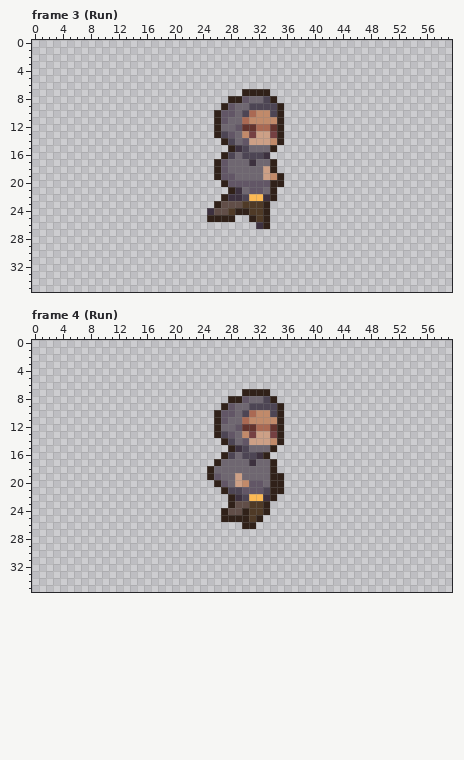
Pixel-art file, stored at resources/art/raw/character_animations/hugo.aseprite. That is the earlier state.
60x36 pixels, 54 frames. Colours within 5 levels of each other are drawn and written as one. Shown: frame 3 (Run), frame 4 (Run). The commit also changed other frames, which this record leaves out.
The same view after the edit:
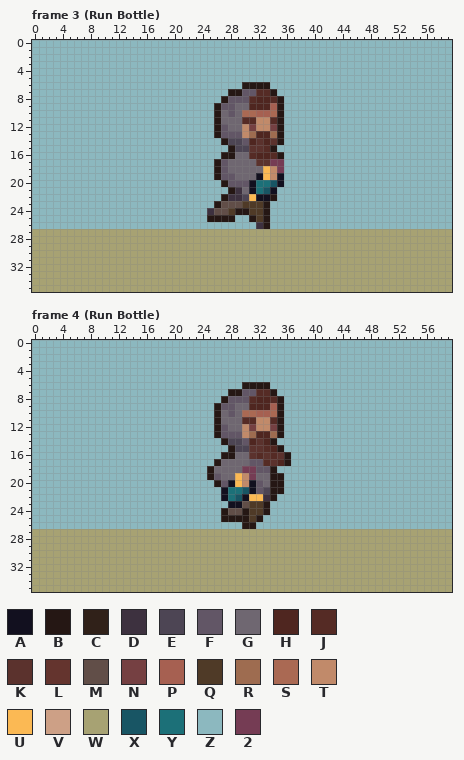
Palette (. is transparent): A #12101f  B #251714  C #302119  D #3d313f  E #4d4554  F #625666  G #6f6771  H #4f2620  J #552b25  K #5b322d  L #64342e  M #614e48  N #754042  P #a66051  Q #4f3a27  R #9e6c50  S #aa6953  T #c18a6a  U #fbb954  V #cda086  W #a7a273  X #185564  Y #1c7078  Z #8cb8bf  2 #753c54
Log entry: add hugo animations and wait to die
What changed:
layer "bg" now shown
Changed rows in their new state; - is an unchanged pixel.
Frame 3 (Run Bottle):
first column x 0:
 0 ZZZZZZZZZZZZZZZZZZZZZZZZZZZZZZZZZZZZZZZZZZZZZZZZZZZZZZZZZZZZ
 1 ZZZZZZZZZZZZZZZZZZZZZZZZZZZZZZZZZZZZZZZZZZZZZZZZZZZZZZZZZZZZ
 2 ZZZZZZZZZZZZZZZZZZZZZZZZZZZZZZZZZZZZZZZZZZZZZZZZZZZZZZZZZZZZ
 3 ZZZZZZZZZZZZZZZZZZZZZZZZZZZZZZZZZZZZZZZZZZZZZZZZZZZZZZZZZZZZ
 4 ZZZZZZZZZZZZZZZZZZZZZZZZZZZZZZZZZZZZZZZZZZZZZZZZZZZZZZZZZZZZ
 5 ZZZZZZZZZZZZZZZZZZZZZZZZZZZZZZZZZZZZZZZZZZZZZZZZZZZZZZZZZZZZ
 6 ZZZZZZZZZZZZZZZZZZZZZZZZZZZZZZBBBBZZZZZZZZZZZZZZZZZZZZZZZZZZ
 7 ZZZZZZZZZZZZZZZZZZZZZZZZZZZZBBFFJJBZZZZZZZZZZZZZZZZZZZZZZZZZ
 8 ZZZZZZZZZZZZZZZZZZZZZZZZZZZBFF-JHHJBZZZZZZZZZZZZZZZZZZZZZZZZ
 9 ZZZZZZZZZZZZZZZZZZZZZZZZZZBF---HHHPBZZZZZZZZZZZZZZZZZZZZZZZZ
10 ZZZZZZZZZZZZZZZZZZZZZZZZZZBG--S-PPSBZZZZZZZZZZZZZZZZZZZZZZZZ
11 ZZZZZZZZZZZZZZZZZZZZZZZZZZBG--JJ--JBZZZZZZZZZZZZZZZZZZZZZZZZ
12 ZZZZZZZZZZZZZZZZZZZZZZZZZZBF-GTNTTNBZZZZZZZZZZZZZZZZZZZZZZZZ
13 ZZZZZZZZZZZZZZZZZZZZZZZZZZBF-F-RHHRBZZZZZZZZZZZZZZZZZZZZZZZZ
14 ZZZZZZZZZZZZZZZZZZZZZZZZZZZB-E-HKHKBZZZZZZZZZZZZZZZZZZZZZZZZ
15 ZZZZZZZZZZZZZZZZZZZZZZZZZZZZBE-KKJBZZZZZZZZZZZZZZZZZZZZZZZZZ
16 ZZZZZZZZZZZZZZZZZZZZZZZZZZZBB-GJHHJBZZZZZZZZZZZZZZZZZZZZZZZZ
17 ZZZZZZZZZZZZZZZZZZZZZZZZZZB----GKK22ZZZZZZZZZZZZZZZZZZZZZZZZ
18 ZZZZZZZZZZZZZZZZZZZZZZZZZZB------UT2ZZZZZZZZZZZZZZZZZZZZZZZZ
19 ZZZZZZZZZZZZZZZZZZZZZZZZZZB-----AU-AZZZZZZZZZZZZZZZZZZZZZZZZ
20 ZZZZZZZZZZZZZZZZZZZZZZZZZZZB---AYYXAZZZZZZZZZZZZZZZZZZZZZZZZ
21 ZZZZZZZZZZZZZZZZZZZZZZZZZZZZB--AYXAZZZZZZZZZZZZZZZZZZZZZZZZZ
22 ZZZZZZZZZZZZZZZZZZZZZZZZZZZB----AABZZZZZZZZZZZZZZZZZZZZZZZZZ
23 ZZZZZZZZZZZZZZZZZZZZZZZZZZB------BZZZZZZZZZZZZZZZZZZZZZZZZZZ
24 ZZZZZZZZZZZZZZZZZZZZZZZZZ----BB--BZZZZZZZZZZZZZZZZZZZZZZZZZZ
25 ZZZZZZZZZZZZZZZZZZZZZZZZZBBBBZZB-BZZZZZZZZZZZZZZZZZZZZZZZZZZ
26 ZZZZZZZZZZZZZZZZZZZZZZZZZZZZZZZZ-BZZZZZZZZZZZZZZZZZZZZZZZZZZ
27 WWWWWWWWWWWWWWWWWWWWWWWWWWWWWWWWWWWWWWWWWWWWWWWWWWWWWWWWWWWW
28 WWWWWWWWWWWWWWWWWWWWWWWWWWWWWWWWWWWWWWWWWWWWWWWWWWWWWWWWWWWW
29 WWWWWWWWWWWWWWWWWWWWWWWWWWWWWWWWWWWWWWWWWWWWWWWWWWWWWWWWWWWW
30 WWWWWWWWWWWWWWWWWWWWWWWWWWWWWWWWWWWWWWWWWWWWWWWWWWWWWWWWWWWW
31 WWWWWWWWWWWWWWWWWWWWWWWWWWWWWWWWWWWWWWWWWWWWWWWWWWWWWWWWWWWW
32 WWWWWWWWWWWWWWWWWWWWWWWWWWWWWWWWWWWWWWWWWWWWWWWWWWWWWWWWWWWW
33 WWWWWWWWWWWWWWWWWWWWWWWWWWWWWWWWWWWWWWWWWWWWWWWWWWWWWWWWWWWW
34 WWWWWWWWWWWWWWWWWWWWWWWWWWWWWWWWWWWWWWWWWWWWWWWWWWWWWWWWWWWW
35 WWWWWWWWWWWWWWWWWWWWWWWWWWWWWWWWWWWWWWWWWWWWWWWWWWWWWWWWWWWW
Frame 4 (Run Bottle):
first column x 0:
 0 ZZZZZZZZZZZZZZZZZZZZZZZZZZZZZZZZZZZZZZZZZZZZZZZZZZZZZZZZZZZZ
 1 ZZZZZZZZZZZZZZZZZZZZZZZZZZZZZZZZZZZZZZZZZZZZZZZZZZZZZZZZZZZZ
 2 ZZZZZZZZZZZZZZZZZZZZZZZZZZZZZZZZZZZZZZZZZZZZZZZZZZZZZZZZZZZZ
 3 ZZZZZZZZZZZZZZZZZZZZZZZZZZZZZZZZZZZZZZZZZZZZZZZZZZZZZZZZZZZZ
 4 ZZZZZZZZZZZZZZZZZZZZZZZZZZZZZZZZZZZZZZZZZZZZZZZZZZZZZZZZZZZZ
 5 ZZZZZZZZZZZZZZZZZZZZZZZZZZZZZZZZZZZZZZZZZZZZZZZZZZZZZZZZZZZZ
 6 ZZZZZZZZZZZZZZZZZZZZZZZZZZZZZZBBBBZZZZZZZZZZZZZZZZZZZZZZZZZZ
 7 ZZZZZZZZZZZZZZZZZZZZZZZZZZZZBBFFJJBZZZZZZZZZZZZZZZZZZZZZZZZZ
 8 ZZZZZZZZZZZZZZZZZZZZZZZZZZZBFF-JHHJBZZZZZZZZZZZZZZZZZZZZZZZZ
 9 ZZZZZZZZZZZZZZZZZZZZZZZZZZBF---HHHPBZZZZZZZZZZZZZZZZZZZZZZZZ
10 ZZZZZZZZZZZZZZZZZZZZZZZZZZBG--S-PPSBZZZZZZZZZZZZZZZZZZZZZZZZ
11 ZZZZZZZZZZZZZZZZZZZZZZZZZZBG--JJ--JBZZZZZZZZZZZZZZZZZZZZZZZZ
12 ZZZZZZZZZZZZZZZZZZZZZZZZZZBF-GTNTTNBZZZZZZZZZZZZZZZZZZZZZZZZ
13 ZZZZZZZZZZZZZZZZZZZZZZZZZZBF-F-RHHRBZZZZZZZZZZZZZZZZZZZZZZZZ
14 ZZZZZZZZZZZZZZZZZZZZZZZZZZZB-E-HKHBZZZZZZZZZZZZZZZZZZZZZZZZZ
15 ZZZZZZZZZZZZZZZZZZZZZZZZZZZZBE-KKJHBZZZZZZZZZZZZZZZZZZZZZZZZ
16 ZZZZZZZZZZZZZZZZZZZZZZZZZZZBB-GKJKJKBZZZZZZZZZZZZZZZZZZZZZZZ
17 ZZZZZZZZZZZZZZZZZZZZZZZZZZB----FFJKHBZZZZZZZZZZZZZZZZZZZZZZZ
18 ZZZZZZZZZZZZZZZZZZZZZZZZZB----22FFBZZZZZZZZZZZZZZZZZZZZZZZZZ
19 ZZZZZZZZZZZZZZZZZZZZZZZZZB---UT2--BBZZZZZZZZZZZZZZZZZZZZZZZZ
20 ZZZZZZZZZZZZZZZZZZZZZZZZZZB-AU-A--BBZZZZZZZZZZZZZZZZZZZZZZZZ
21 ZZZZZZZZZZZZZZZZZZZZZZZZZZZAYYXA--BBZZZZZZZZZZZZZZZZZZZZZZZZ
22 ZZZZZZZZZZZZZZZZZZZZZZZZZZZAYXA---BZZZZZZZZZZZZZZZZZZZZZZZZZ
23 ZZZZZZZZZZZZZZZZZZZZZZZZZZZZAA---BZZZZZZZZZZZZZZZZZZZZZZZZZZ
24 ZZZZZZZZZZZZZZZZZZZZZZZZZZZB--B--BZZZZZZZZZZZZZZZZZZZZZZZZZZ
25 ZZZZZZZZZZZZZZZZZZZZZZZZZZZBBBB-BZZZZZZZZZZZZZZZZZZZZZZZZZZZ
26 ZZZZZZZZZZZZZZZZZZZZZZZZZZZZZZBBZZZZZZZZZZZZZZZZZZZZZZZZZZZZ
27 WWWWWWWWWWWWWWWWWWWWWWWWWWWWWWWWWWWWWWWWWWWWWWWWWWWWWWWWWWWW
28 WWWWWWWWWWWWWWWWWWWWWWWWWWWWWWWWWWWWWWWWWWWWWWWWWWWWWWWWWWWW
29 WWWWWWWWWWWWWWWWWWWWWWWWWWWWWWWWWWWWWWWWWWWWWWWWWWWWWWWWWWWW
30 WWWWWWWWWWWWWWWWWWWWWWWWWWWWWWWWWWWWWWWWWWWWWWWWWWWWWWWWWWWW
31 WWWWWWWWWWWWWWWWWWWWWWWWWWWWWWWWWWWWWWWWWWWWWWWWWWWWWWWWWWWW
32 WWWWWWWWWWWWWWWWWWWWWWWWWWWWWWWWWWWWWWWWWWWWWWWWWWWWWWWWWWWW
33 WWWWWWWWWWWWWWWWWWWWWWWWWWWWWWWWWWWWWWWWWWWWWWWWWWWWWWWWWWWW
34 WWWWWWWWWWWWWWWWWWWWWWWWWWWWWWWWWWWWWWWWWWWWWWWWWWWWWWWWWWWW
35 WWWWWWWWWWWWWWWWWWWWWWWWWWWWWWWWWWWWWWWWWWWWWWWWWWWWWWWWWWWW
Changed places in both pictures, as pixel boxes (x1, y1, x2, y2):
changed: (32, 40, 452, 292)
changed: (32, 340, 452, 592)
